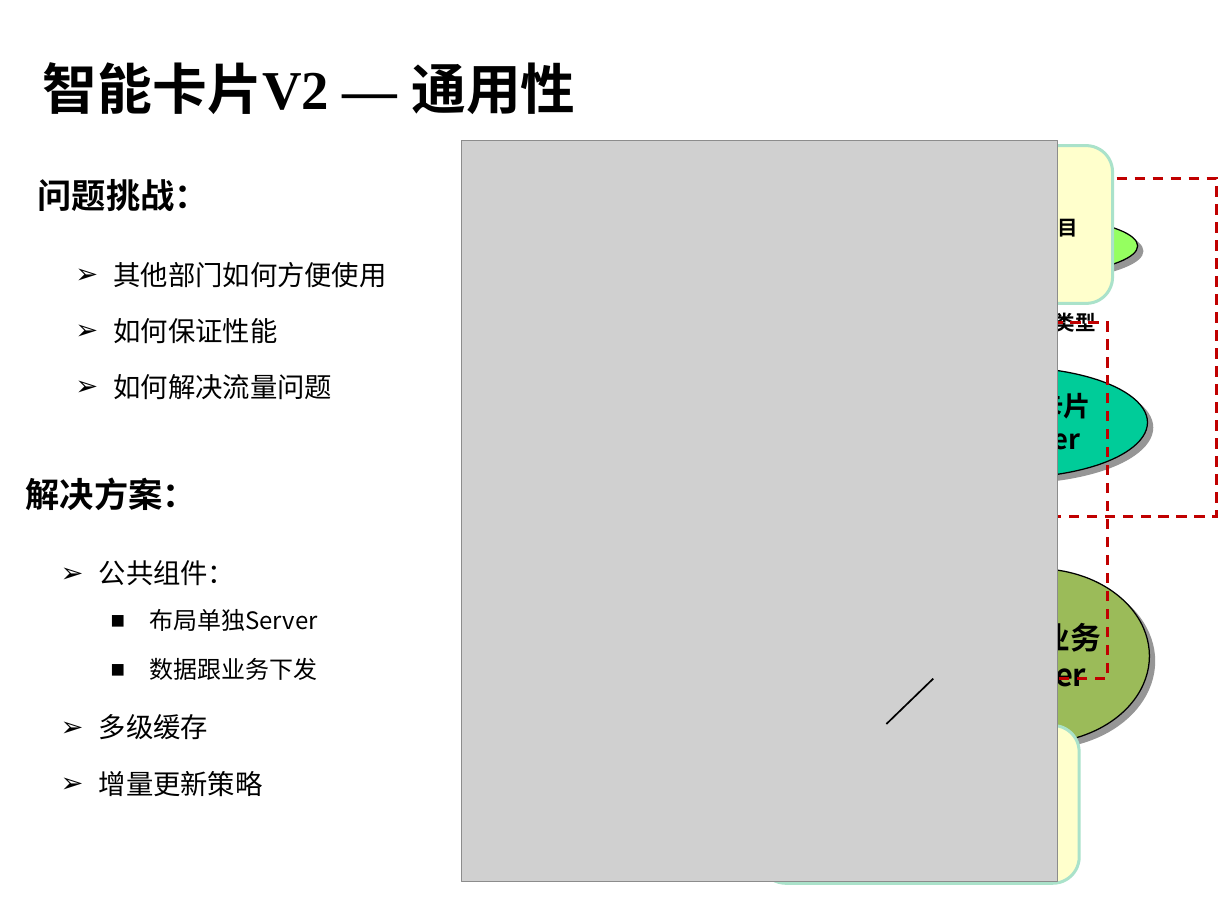
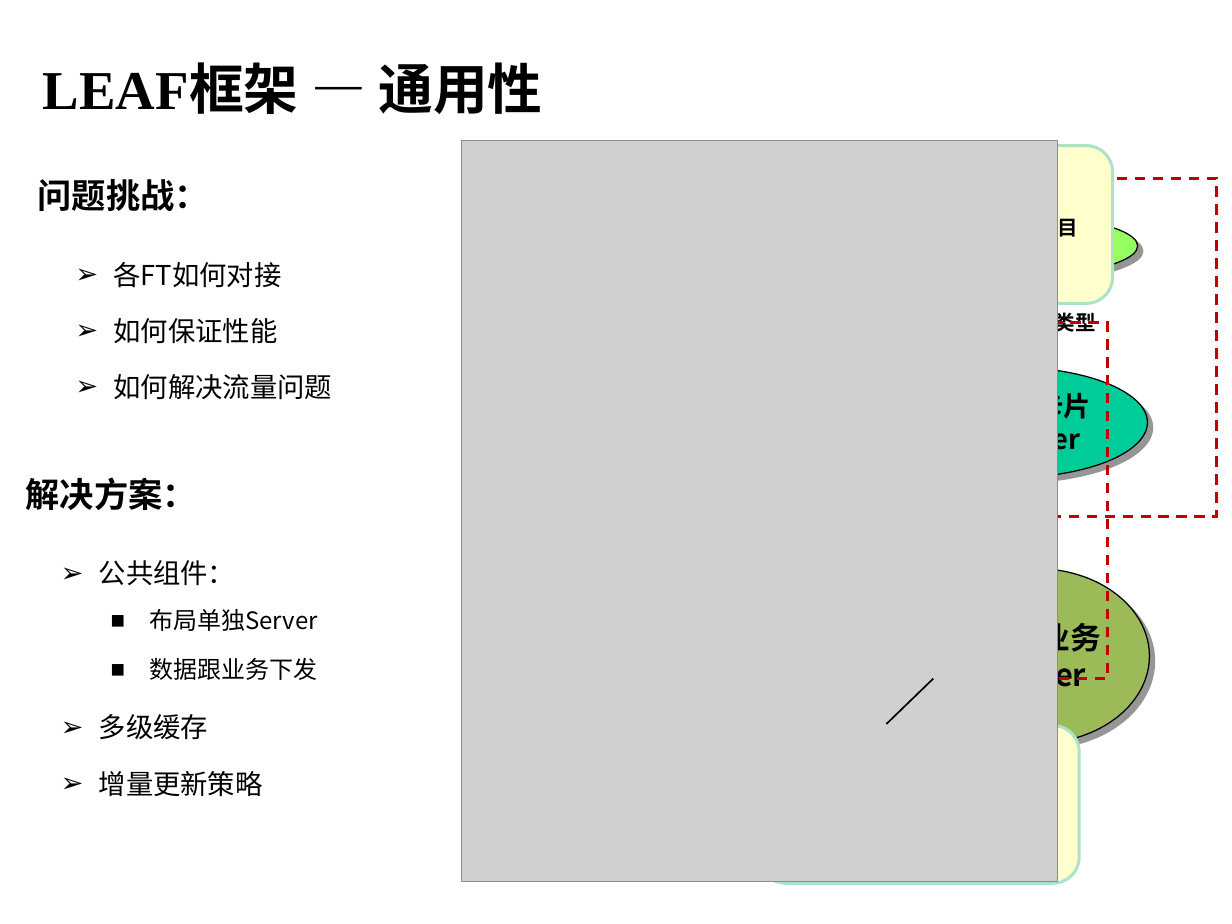
Before and after one commit to hamlingong/data, a slide deck: slide 11 of promote/龚海龙-v1.0.ppt. Drawn at 1232x924 pixels with LibreOffice and Linux fonts; fonts in the diff are those of the drawing; grey boxes stand for pictures; background and template pictures are left out. Boxes give left, top, right and bottom in pixels: in the first picture for what was removed or moved away, otherwise in the second. Text is boxed around its words. In the diff, an @@ line names an element or a change of style, - is before the commit and + after.

```diff
--- a/promote/龚海龙-v1.0.ppt
+++ b/promote/龚海龙-v1.0.ppt
@@ text at (x1=43, y1=62, x2=542, y2=114): text changed @@
-智能卡片V2 — 通用性
+LEAF框架 — 通用性
@@ text at (x1=114, y1=262, x2=282, y2=288): text changed @@
-  ➢ 其他部门如何方便使用
+  ➢ 各FT如何对接
```
Also in this commit, not shown: 8 other slides changed, 3 slides added, 5 slides removed, 2 other files.
